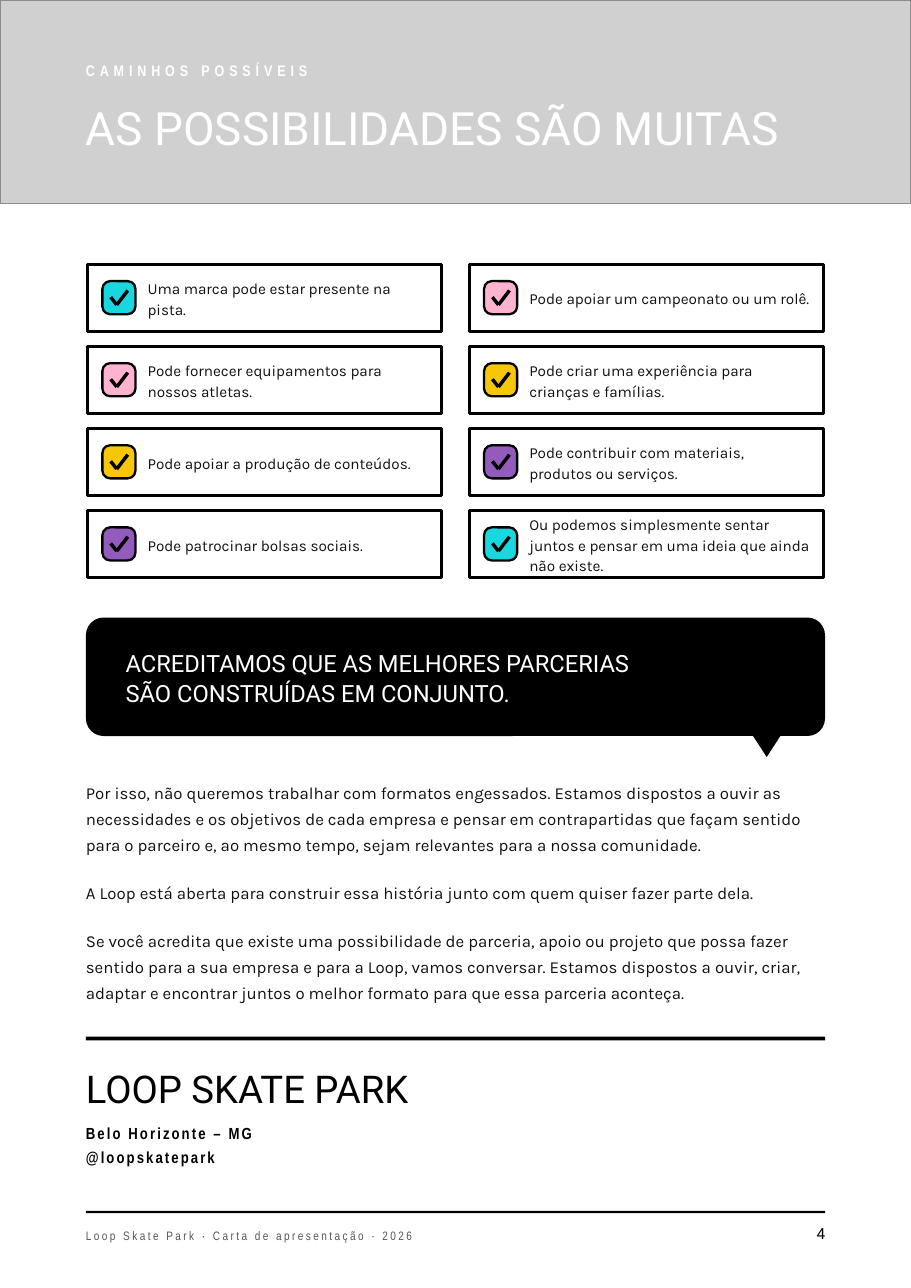
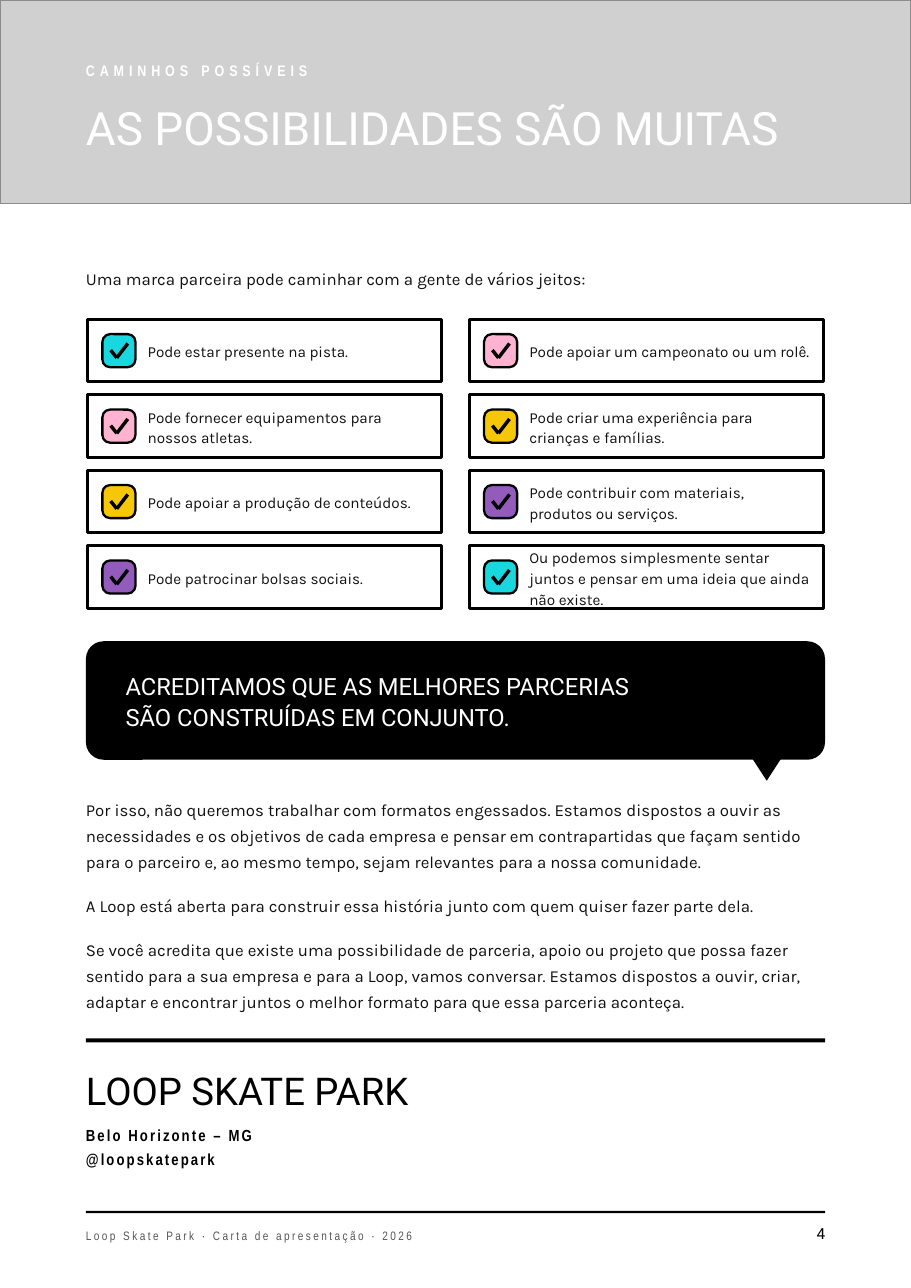
Before and after one commit to alessandra-loop/alessandra-loop.github.io, a slide deck: slide 4 of carta-de-apresentacao/carta-de-apresentacao-loop-skate-park.pptx. Drawn at 911x1288 pixels with LibreOffice and Linux fonts; fonts in the diff are those of the drawing; grey boxes stand for pictures. Boxes give left, top, right and bottom in pixels: in the first picture for what was removed or moved away, otherwise in the second. Text is boxed around its words. In the diff, an @@ line names an element or a change of style, - is before the commit and + after.

```diff
--- a/carta-de-apresentacao/carta-de-apresentacao-loop-skate-park.pptx
+++ b/carta-de-apresentacao/carta-de-apresentacao-loop-skate-park.pptx
@@ text added at <box>86,272,585,289</box>, 11 pt, text #111111 @@
+Uma marca parceira pode caminhar com a gente de vários jeitos:
@@ rectangle: place and size @@
-rectangle at <box>87,346,442,413</box>
+rectangle at <box>87,319,442,382</box>
@@ rectangle: place and size @@
-rectangle at <box>469,346,824,413</box>
+rectangle at <box>469,319,824,382</box>
@@ text "Pode apoiar um campeonato ou ...": place and size @@
-text "Pode apoiar um campeonato ou ..." at <box>529,293,809,308</box>
+text "Pode apoiar um campeonato ou ..." at <box>529,346,809,361</box>
@@ rounded rectangle: place and size @@
-rounded rectangle at <box>102,281,135,314</box>
+rounded rectangle at <box>102,334,135,367</box>
@@ text at <box>148,346,348,361</box>: text changed @@
-Uma marca pode estar presente na pista.
+Pode estar presente na pista.
@@ rounded rectangle: place and size @@
-rounded rectangle at <box>484,281,517,314</box>
+rounded rectangle at <box>484,334,517,367</box>
@@ 4 lines: place and size @@
-4 lines at <box>110,372,509,387</box>
+4 lines at <box>110,344,509,358</box>
@@ rectangle: place and size @@
-rectangle at <box>87,429,442,496</box>
+rectangle at <box>87,394,442,457</box>
@@ rounded rectangle: place and size @@
-rounded rectangle at <box>102,364,135,397</box>
+rounded rectangle at <box>102,410,135,443</box>
@@ text "Pode fornecer equipamentos para nossos ...": place and size @@
-text "Pode fornecer equipamentos para nossos ..." at <box>148,365,382,397</box>
+text "Pode fornecer equipamentos para nossos ..." at <box>148,412,382,443</box>
@@ rectangle: place and size @@
-rectangle at <box>469,429,824,496</box>
+rectangle at <box>469,394,824,457</box>
@@ rounded rectangle: place and size @@
-rounded rectangle at <box>484,364,517,397</box>
+rounded rectangle at <box>484,410,517,443</box>
@@ text "Pode criar uma experiência para ...": place and size @@
-text "Pode criar uma experiência para ..." at <box>529,365,752,400</box>
+text "Pode criar uma experiência para ..." at <box>529,412,752,446</box>
@@ 4 lines: place and size @@
-4 lines at <box>110,455,509,469</box>
+4 lines at <box>110,419,509,433</box>
@@ rectangle: place and size @@
-rectangle at <box>87,264,442,332</box>
+rectangle at <box>87,470,442,533</box>
@@ text "Pode apoiar a produção de ...": place and size @@
-text "Pode apoiar a produção de ..." at <box>148,457,410,473</box>
+text "Pode apoiar a produção de ..." at <box>148,496,410,512</box>
@@ rectangle: place and size @@
-rectangle at <box>469,264,824,332</box>
+rectangle at <box>469,470,824,533</box>
@@ text "Pode contribuir com materiais, produtos ...": place and size @@
-text "Pode contribuir com materiais, produtos ..." at <box>529,447,744,483</box>
+text "Pode contribuir com materiais, produtos ..." at <box>529,487,744,523</box>
@@ rounded rectangle: place and size @@
-rounded rectangle at <box>102,445,135,478</box>
+rounded rectangle at <box>102,485,135,518</box>
@@ rounded rectangle: place and size @@
-rounded rectangle at <box>484,445,517,478</box>
+rounded rectangle at <box>484,485,517,518</box>
@@ 4 lines: place and size @@
-4 lines at <box>110,291,509,305</box>
+4 lines at <box>110,495,509,509</box>
@@ rectangle: place and size @@
-rectangle at <box>87,510,442,577</box>
+rectangle at <box>87,545,442,608</box>
@@ text "Pode patrocinar bolsas sociais.": place and size @@
-text "Pode patrocinar bolsas sociais." at <box>148,540,363,555</box>
+text "Pode patrocinar bolsas sociais." at <box>148,573,363,588</box>
@@ rectangle: place and size @@
-rectangle at <box>469,510,824,577</box>
+rectangle at <box>469,545,824,608</box>
@@ text "Ou podemos simplesmente sentar juntos ..." rewrapped from <box>529,519,810,571</box> to <box>529,552,810,609</box> @@
@@ 4 lines, 2 rounded rectangles: place and size @@
-4 lines, 2 rounded rectangles at <box>102,528,517,561</box>
+4 lines, 2 rounded rectangles at <box>102,561,517,594</box>
@@ 1 text, 1 rounded rectangle, 1 triangle: place and size @@
-1 text, 1 rounded rectangle, 1 triangle at <box>86,618,825,757</box>
+1 text, 1 rounded rectangle, 1 triangle at <box>86,641,825,781</box>
@@ text "Por isso, não queremos trabalhar ...": place and size @@
-text "Por isso, não queremos trabalhar ..." at <box>86,787,800,855</box>
+text "Por isso, não queremos trabalhar ..." at <box>86,804,800,872</box>
@@ text "A Loop está aberta para ...": place and size @@
-text "A Loop está aberta para ..." at <box>86,886,753,903</box>
+text "A Loop está aberta para ..." at <box>86,899,753,916</box>
@@ text "Se você acredita que existe ...": place and size @@
-text "Se você acredita que existe ..." at <box>86,935,801,1003</box>
+text "Se você acredita que existe ..." at <box>86,944,801,1012</box>
```
Also in this commit, not shown: 1 other slide changed, 4 other files.
